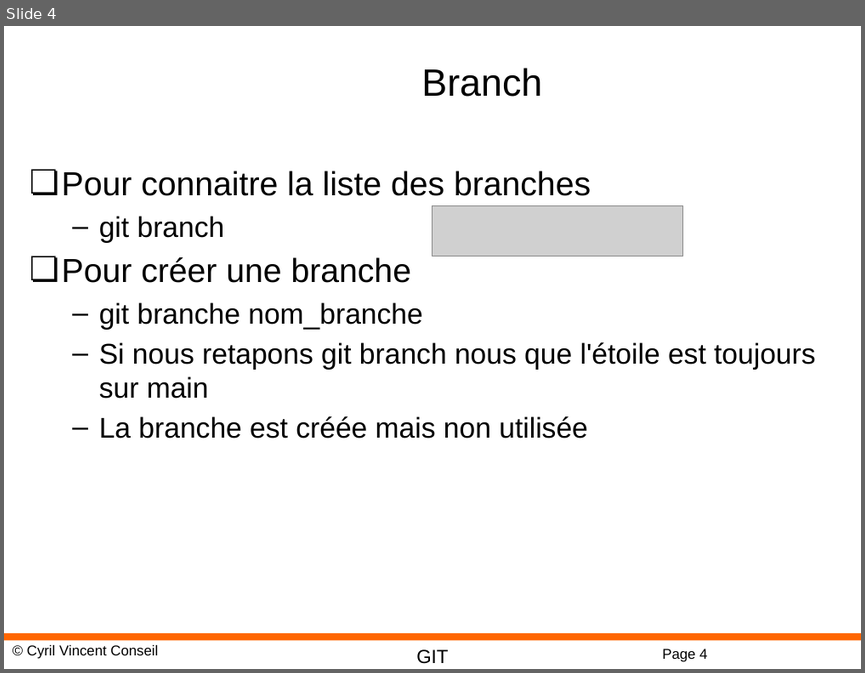
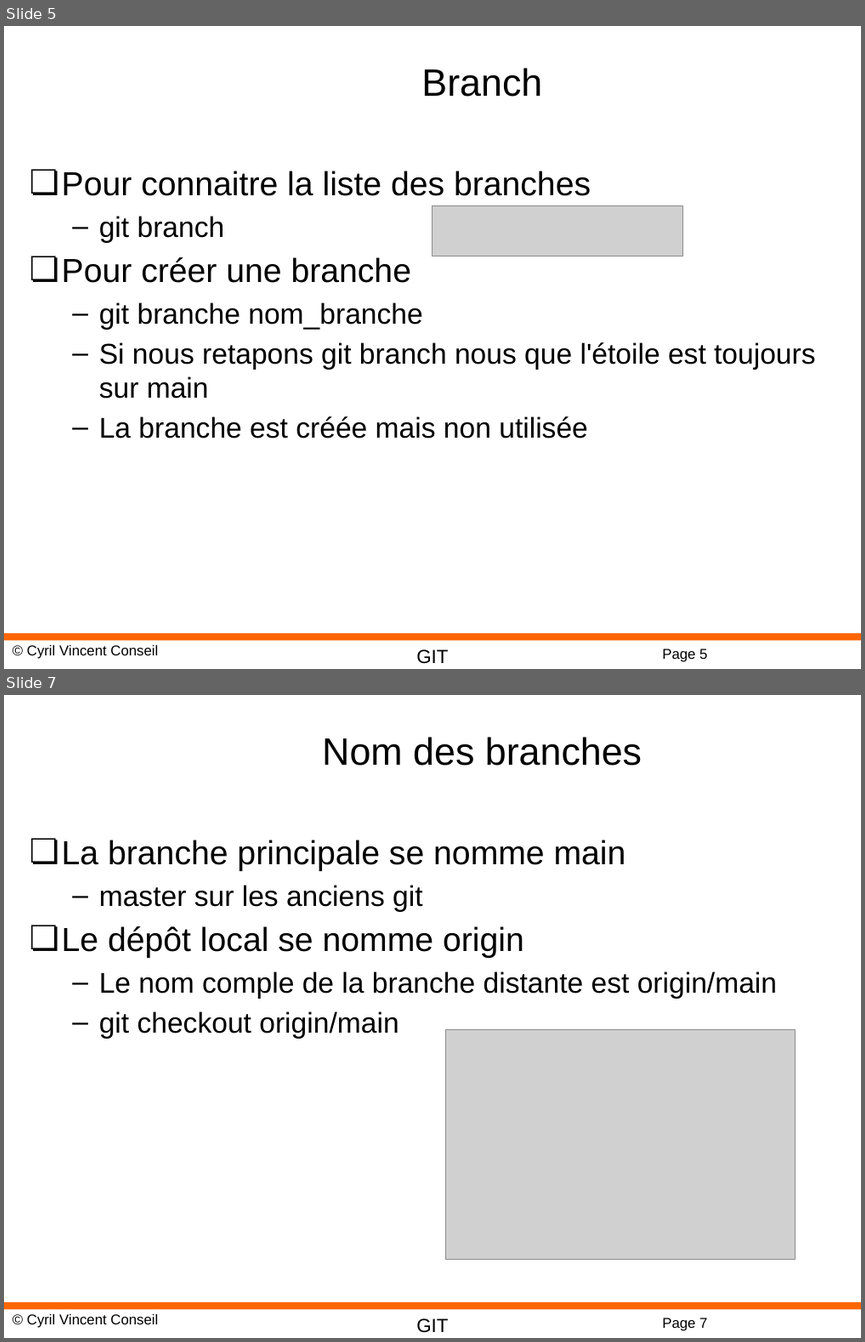
Before and after one commit to cyrilvincent/git, a slide deck: ppt/GIT03-Branches.pptx. Shown one above the other, each under a label of ours: slide 4 before the commit, slides 5 and 7 after it; the slides between them are not shown. The pictures are 865x673 and 865x1342 pixels, drawn with LibreOffice and Linux fonts; fonts in the diff are those of the drawing; grey boxes stand for pictures; background and template pictures are left out. Boxes give left, top, right and bottom in pixels: in the first picture for what was removed or moved away, otherwise in the second. Text is boxed around its words. In the diff, an @@ line names an element or a change of style, - is before the commit and + after.

```diff
--- a/ppt/GIT03-Branches.pptx
+++ b/ppt/GIT03-Branches.pptx
@@ slide 7 added at box(4, 695, 861, 1338), background #FFFFFF; not listed: 4 template elements that a slide beside it also shows @@
@@ title added at box(322, 737, 642, 766), 32 pt, text #000000 @@
+Nom des branches
@@ text added at box(62, 839, 777, 1038), 24 pt, text #000000 @@
+❏ La branche principale se nomme main
+  – master sur les anciens git
+❏ Le dépôt local se nomme origin
+  – Le nom comple de la branche distante est origin/main
+  – git checkout origin/main
@@ picture added at box(446, 1030, 794, 1259) @@
@@ what was slide 4 is now slide 5 @@
@@ page number at box(662, 648, 707, 662): text changed @@
-Page 4
+Page 5
```
Also in this commit, not shown: 2 slides changed, 4 other slides added, 3 other files.
